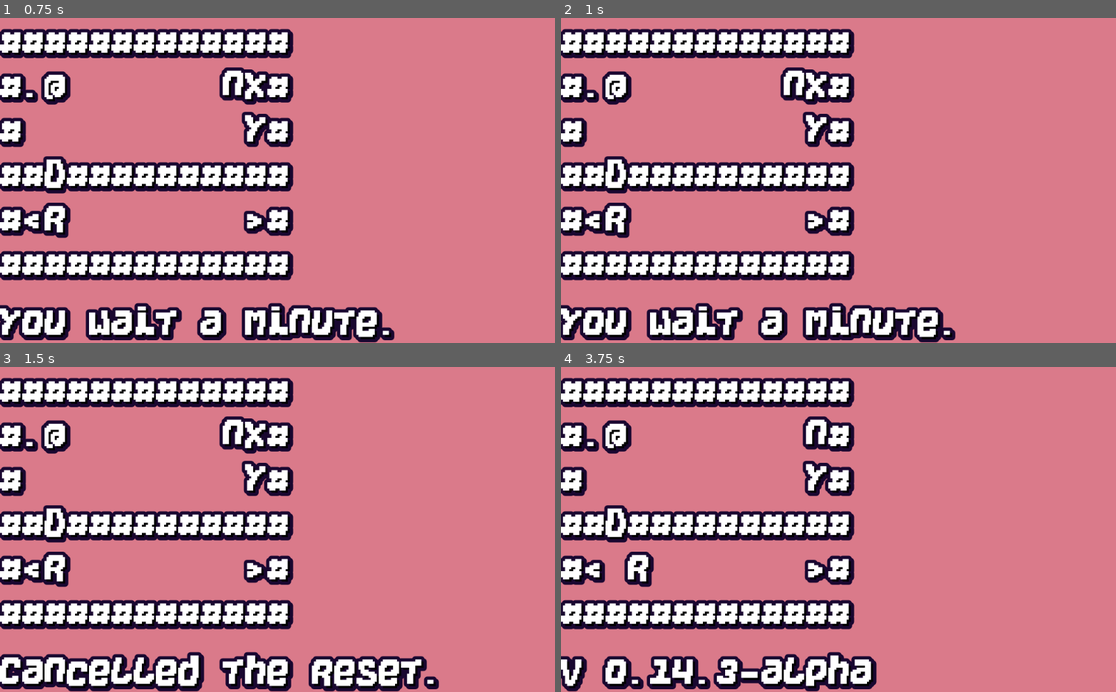
Above: before the commit, frames 1-4 (two rows, left to right).
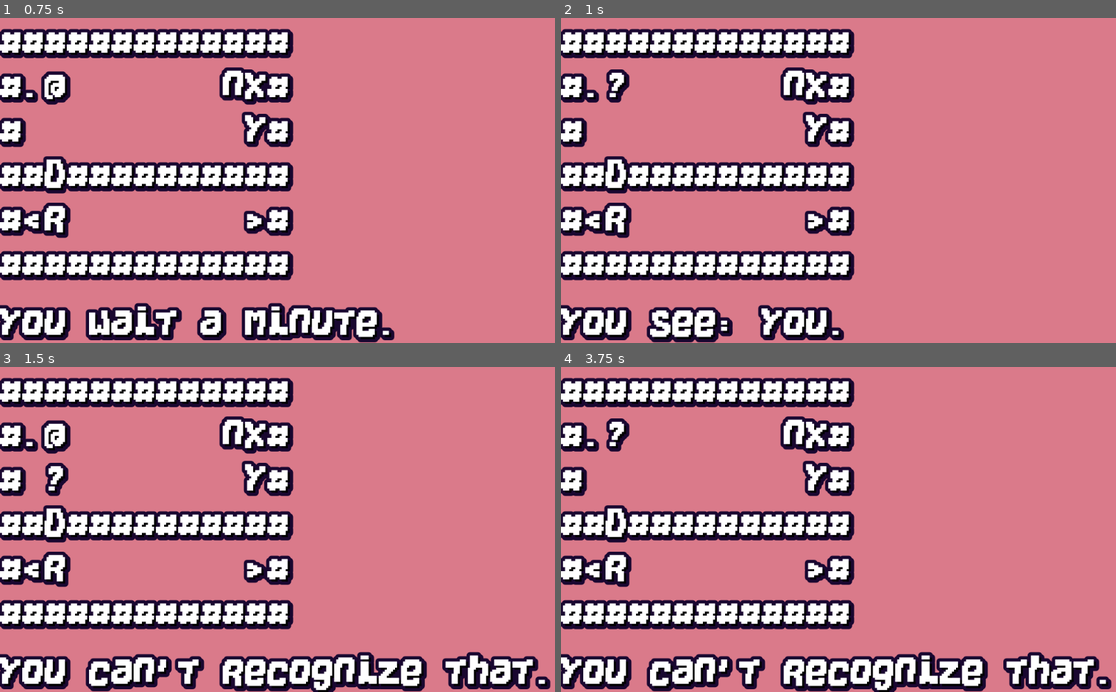
Above: after the commit, the same moments.

Repository: KaizNike/Defeating-User-Built-Dungeon
Game: Godot game, scene res://Main.tscn
Two runs of this game, one before a commit and one after it. Both use one fixed random seed, a clock stepped at 60 frames per second and the inputs below.
Inputs (mouse positions are in pixels of both pictures, inside the frame that each line leads up to):
- Up to frame 1 (0.75 s): tap Enter at 0.5 s; move the mouse to (399, 164) at 0.52 s; hold Right (move_right) from 0.53 s (still down); hold . (wait) from 0.53 s (still down)
- Up to frame 2 (1 s): keep holding Right (move_right); keep holding . (wait); tap K (look, bound only after the commit) at 0.8 s
- Up to frame 3 (1.5 s): tap R (reset) at 1.25 s; move the mouse to (166, 545) at 1.27 s; release Right (move_right) at 1.28 s; release . (wait) at 1.28 s; hold Down (move_down) from 1.28 s (still down); tap K (look, bound only after the commit) at 1.35 s
- Up to frame 4 (3.75 s): tap . (wait) at 1.55, 3.05 s; tap R (reset) at 2, 2.75, 3.5 s; move the mouse to (894, 458) at 2.02 s; release Down (move_down) at 2.03 s; hold Right (move_right) 2.03-2.78 s; hold X (fire) 2.03-2.78 s; tap K (look, bound only after the commit) at 2.3 s; move the mouse to (810, 594) at 2.77 s; hold Up (move_up) 2.78-3.53 s; tap Z (use_scroll) at 2.85 s; move the mouse to (1005, 578) at 3.52 s; hold Left (move_left) from 3.53 s (still down); hold V (version_display) from 3.53 s (still down)

Frame 1 is identical in both runs. In frame 2, 4.5% of the frame differs, in the area x 7-72%, y 15-100%; in frame 3, 6.8%; in frame 4, 9.3%, in the area x 0-100%, y 15-100%.

Commit message:
v0.15 Music and Looking
- Cellular Automata Music
- Look Command "K"

Diff:
--- /dev/null
+++ b/Defeating User Built Dungeon/CellularMusicChatGPT/CellMusicChatGPT3.gd
@@ -0,0 +1,168 @@
+extends AudioStreamPlayer
+
+var playback: AudioStreamPlayback = null
+
+var sample_rate = 22050
+var buffer_size = 35500
+var automaton_iterations = buffer_size / 2
+var automaton_rule = 28
+var steps = randi() % 128 + 1
+
+## filter parameters
+#var cutoff_freq = 50
+#var a = 0.1
+
+var low_pass_filter
+var cutoff_freq = 3000.0
+
+var automaton = []
+var scale = []
+var notes = []
+var array = []
+var buffer = PoolVector2Array()
+var input_history = []
+var output_history = []
+
+func _ready():
+	randomize()
+	# Initialize automaton, scale, and notes arrays
+	for i in range(64):
+#		automaton.append(0)
+		scale.append(i)
+		notes.append(60 + i % 12)
+
+#	# Initialize array with a single "on" cell in the middle
+#	for i in range(64):
+#		if i == 31:
+#			array.append(1)
+#
+#		else:
+#			array.append(0)
+
+	# Initialize array with a random seed
+#	var Seed = randi()
+#	for i in range(automaton.size()):
+#		automaton[i] = Seed & 1
+#		Seed = Seed >> 1
+#		if i == 31:
+#			array.append(1)
+#
+#		else:
+#			array.append(0)
+#			automaton[i] = 0
+
+	# Set up audio stream
+#	stream.stream_format = AudioStream.FORMAT_S16_LE
+#	stream.stream_channels = 2
+	# Set up low-pass filter
+#	get_bus("Master").AudioEffectFilter.cutoff_freq = cutoff_freq
+#	low_pass_filter = cutoff_freq
+#	stream.add_filter(low_pass_filter)
+	stream.mix_rate = sample_rate
+	for i in range(buffer_size):
+		buffer.append(Vector2.ZERO)
+
+	# Start playing audio stream
+	playback = get_stream_playback()
+	set_bus("Master")
+#	yield("init_automatons", "completed")
+	play()
+
+func init_automatons(actorsArray : Array, cells : Vector2) -> bool:
+	automaton.clear()
+	for i in cells.y:
+		for j in cells.x:
+			automaton.append(0)
+	for actor in actorsArray:
+		if actor.Char == "@":
+			continue
+		else:
+			automaton[actor.Loc.y*cells.y+actor.Loc.x] = 1
+	return true
+
+func _process(delta):
+	_fill_buffer()
+
+
+var output = 0.0
+var alpha = 0.0
+
+func _init():
+	update_alpha()
+
+func update_alpha():
+	var dt = 1.0 / sample_rate
+	var rc = 1.0 / (2.0 * PI * cutoff_freq)
+	alpha = dt / (rc + dt)
+
+#func process_sample(input: float) -> float:
+#	output = (1.0 - alpha) * output + alpha * input
+#	return output
+
+func process_sample(input: float) -> float:
+	var output_highpass = input - output
+	var input_prev
+	if input_history.size() > 0:
+		input_prev = input_history.pop_front()
+	else:
+		input_prev = input
+#	var input_prev = input_history.size() > 0 ? input_history.pop_front() : input
+	var output_prev
+	if output_history.size() > 0:
+		output_prev = output_history.pop_front()
+	else:
+		output_prev = output_highpass
+#	var output_prev = output_history.size() > 0 ? output_history.pop_front() : output_highpass
+
+	var input_filtered = (input * alpha) + (input_prev * (1.0 - alpha))
+	var output_filtered = (output_highpass * alpha) + (output_prev * (1.0 - alpha))
+
+	input_history.push_back(input_filtered)
+	output_history.push_back(output_filtered)
+
+	output = input_filtered
+
+	return output_filtered
+
+func set_cutoff_freq(freq: float):
+	cutoff_freq = freq
+	update_alpha()
+
+
+
+func _fill_buffer():
+	if not automaton:
+		return
+	var randI = randi()
+	# Generate automaton
+	for i in range(automaton_iterations):
+		var left = automaton[(i - 1 + automaton.size()) % automaton.size()]
+		var center = automaton[i%automaton.size()]
+		var right = automaton[(i + 1) % automaton.size()]
+		var pattern = left * 4 + center * 2 + right
+		if randI % steps == i:
+			automaton_rule = randi() % 256
+			steps = randi() % 128 + 1
+		automaton[i%automaton.size()] = (automaton_rule >> pattern) & 1
+
+	# Generate audio buffer
+	for i in range(buffer_size):
+		var note = notes[scale[automaton[i % automaton.size()]]]
+		var freq = pow(2, (note - 69) / 12) * 440
+		var sample = sin(i * 1 * PI / sample_rate * freq)
+		# Apply low-pass filter
+#		var filter = ButterworthFilter.new()
+#		filter.cutoff_hz = 1000
+#		sample = filter.process(sample, 1.0 / sample_rate)
+#		# apply low-pass filter
+#		sample = a * sample + (1 - a) * buffer[i].x
+		var volume = (automaton[i%automaton.size()]) * 0.5 + 0.5
+#		buffer.set(i, Vector2(sample, sample))
+		sample = process_sample(sample)
+		buffer.set(i, Vector2(volume, volume)*sample)
+
+	# Push buffer to audio stream
+	var to_fill = playback.get_frames_available()
+	while to_fill > 0:
+		playback.push_frame(buffer[to_fill%buffer_size])
+		to_fill -= 1
--- /dev/null
+++ b/Defeating User Built Dungeon/CellularMusicChatGPT/CellMusicChatGPT3.tscn
@@ -0,0 +1,11 @@
+[gd_scene load_steps=3 format=2]
+
+[ext_resource path="res://CellularMusicChatGPT/CellMusicChatGPT3.gd" type="Script" id=1]
+
+[sub_resource type="AudioStreamGenerator" id=1]
+
+[node name="CellMusicChatGPT3" type="AudioStreamPlayer"]
+stream = SubResource( 1 )
+volume_db = -8.0
+pitch_scale = 0.8
+script = ExtResource( 1 )
--- a/Defeating User Built Dungeon/Main.gd
+++ b/Defeating User Built Dungeon/Main.gd
@@ -2,8 +2,8 @@
 extends Node
 
 # Major, Minor, Patch
-var version = [0, 14, 3, "-alpha"]
-# Fix movement on saving
+var version = [0, 15, 0, "-alpha"]
+# Look and Generative Music
 
 # Future ideas - Friendly or neutral mobs, ghosts (spawn in reused rooms where player died), Pets
 
@@ -25,6 +25,9 @@
 var pageSelect = false
 var firing = false
 var opposite = false
+var is_muted = false
+var lookLocation = Vector2.ZERO
+var oldLook = ""
 var currentPageShown = 1
 var numOfPages = 0
 var notificationType = "status"
@@ -52,6 +55,7 @@
 """]
 
 var game_array = []
+var temp_game_array = []
 
 # ">" - Down Stair*, "<" - Up Stair*, "Y" - Door Key*, "y" - Chest Key*, "D" - Door*, "K" - Skeleton Key*, "%" - Body*, "+" - Healing Potion*, "c" - Chest
 const INTERACTS = [">", "<", "Y", "y", "D", "K", "%", "+", "c", "-"]
@@ -84,6 +88,21 @@
 const ARMORS = ["O", "P", "B"]
 # "-" - Arrow
 const PROJECTILES = ["-"]
+
+const ALL = {"#": "Wall."," ": "Floor.", ".": "You walked here.",
+# Interacts
+">": "Down Stair", "<": "Up Stair", "Y": "Door Key", "y": "Chest Key", "D": "a locked door", "K": "Skeleton Key", "%": "Body", "+": "Healing Potion", "c": "Chest",
+# Entities
+"r": "Rat", "n": "Dingo", "k": "Kobold", "g": "Goblin", "L": "Lich", "@": "You.", "x": "Crate",
+# Weapons
+"T": "Sword", "S": "Whip", "Z": "Scroll", "V": "Shovel", "E": "Trident",
+# Ranged
+"B": "Bow",
+# Projectiles,
+"-": "Arrow",
+# Armors
+"O": "Shield", "P": "Platemail", "H": "Boots"
+}
 
 var item = {"Char": "", "Uses": 1, "Type": "Normal", "Value": 0}
 var scrollUse = ""
@@ -149,6 +168,7 @@
 				_being_init(Vector2(x,y),array[y][x])
 	if actors.size() > 1:
 		actors.sort_custom(SortingActors, "sort_descending")
+		$CellMusicChatGPT3.init_automatons(actors,Vector2(game_array[0].size(), game_array.size()))
 	print(actors)
 
 # TODO
@@ -185,6 +205,7 @@
 #	Everything that causes input to be ignored
 	if event is InputEventMouseMotion or (waiting and waitingOn == "Quit"):
 		return
+	var dir = Vector2(event.get_action_strength("move_right") - event.get_action_strength("move_left"), event.get_action_strength("move_down") - event.get_action_strength("move_up"))
 	print(event.as_text())
 #	print(escaping)
 	if event.is_action_pressed("escape"):
@@ -205,7 +226,23 @@
 				get_tree().quit(0)
 		escaping = true
 		return
+	if event.is_action_pressed("mute"):
+		var master_sound = AudioServer.get_bus_index("Master")
+		var isMusicOn = !AudioServer.is_bus_mute(master_sound)
+		AudioServer.set_bus_mute(master_sound,isMusicOn)
+		is_muted = !is_muted
 #		pass
+	if waitingOn == "Look" and event.is_pressed():
+		_handle_look(event, dir)
+		return
+	if event.is_action_pressed("look"):
+		waitingOn = "Look"
+		waiting = true
+		lookLocation = player["Loc"]
+		temp_game_array = game_array.duplicate(true)
+		_handle_look(event, Vector2.ZERO)
+		oldLook = "@"
+		return
 	if event.is_action_pressed("enter_level_editor"):
 		$VSplitContainer.visible = opposite
 		opposite = !opposite
@@ -611,6 +648,29 @@
 #				levelLabel.text += "\nYou leave the dungeon."
 				levelLabel.text += "\nScores:\n" + "Time: " + str(scoring['Time (s)']) + "\nSteps: " + str(scoring.Steps) + "\nKills:\n" + str(scoring.Kills)
 
+
+func _handle_look(event, dir):
+	var TTStext = ""
+	lookLocation += dir
+	if lookLocation.x < 0 or lookLocation.x > temp_game_array[0].size() - 1 or lookLocation.y < 0 or lookLocation.y >temp_game_array.size() - 1:
+		statusLabel.text + "You see: " + "the bounds."
+		lookLocation -= dir
+		notificationType = "status"
+		notiTimer.start()
+		return
+	print(temp_game_array[lookLocation.y][lookLocation.x])
+	if temp_game_array[lookLocation.y][lookLocation.x] in ALL.keys():
+		statusLabel.text = "You see: " +  str(ALL[temp_game_array[lookLocation.y][lookLocation.x]])
+	else:
+		statusLabel.text = "You can't recognize that."
+	temp_game_array[lookLocation.y-dir.y][lookLocation.x-dir.x] = oldLook
+	if temp_game_array[lookLocation.y-dir.y][lookLocation.x-dir.x] == "":
+		temp_game_array[lookLocation.y-dir.y][lookLocation.x-dir.x] = " "
+	notificationType = "status"
+	notiTimer.start()
+	oldLook = temp_game_array[lookLocation.y][lookLocation.x]
+	temp_game_array[lookLocation.y][lookLocation.x] = "?"
+	_display_array(temp_game_array)
 
 func _handle_move_input(event) -> bool:
 	var dir = Vector2(event.get_action_strength("move_right") - event.get_action_strength("move_left"), event.get_action_strength("move_down") - event.get_action_strength("move_up"))
@@ -992,16 +1052,19 @@
 		match shownPage:
 			1:
 				text += "Movement:\nNorth: W, Up Arrow\nSouth: S, Down Arrow\nWest: A, Left Arrow\nEast: D, Right Arrow\nWait: . 'Period'"
-				altText += "Page 1/4, Page down for more"
+				altText += "Page 1/5, Page down for more"
+			2:
+				text += "Gameplay:\nLook: K, Mute Sound: F3, | 'Pipe'"
+				altText += "Page 2/5, Page down for more"
 			2:
 				text += "Items:\nOpen Inventory: I\nHeal: + 'Plus'\nScroll: Z\nFire: X + Keypad"
-				altText += "Page 2/4, Page down for more"
+				altText += "Page 3/5, Page down for more"
 			3:
 				text += "Level editing:\nEnter level editor: L or ~ 'Tilde'\nSave level: Ctrl + S\nPaste Level: Ctrl + V"
-				altText += "Page 3/4, Page down for more"
+				altText += "Page 4/5, Page down for more"
 			4:
 				text += "System:\nQuit: Esc\nReset Level: R\nRestart Game: Shift + R\nDark Mode: Shift + D\nVersion Display: V"
-				altText += "Page 4/4, Page up for more"
+				altText += "Page 5/5, Page up for more"
 	elif waitingOn == "Tile Help":
 		match shownPage:
 			1:
--- a/Defeating User Built Dungeon/Main.tscn
+++ b/Defeating User Built Dungeon/Main.tscn
@@ -1,8 +1,9 @@
-[gd_scene load_steps=4 format=2]
+[gd_scene load_steps=5 format=2]
 
 [ext_resource path="res://Main.gd" type="Script" id=1]
 [ext_resource path="res://Font.tres" type="DynamicFont" id=2]
 [ext_resource path="res://Save_Script.gd" type="Script" id=3]
+[ext_resource path="res://CellularMusicChatGPT/CellMusicChatGPT3.tscn" type="PackedScene" id=4]
 
 [node name="Main" type="Node"]
 script = ExtResource( 1 )
@@ -63,4 +64,6 @@
 "_edit_use_anchors_": false
 }
 
+[node name="CellMusicChatGPT3" parent="." instance=ExtResource( 4 )]
+
 [connection signal="timeout" from="NotificationTimer" to="." method="_on_NotificationTimer_timeout"]
--- a/Defeating User Built Dungeon/project.godot
+++ b/Defeating User Built Dungeon/project.godot
@@ -144,6 +144,17 @@
 , Object(InputEventKey,"resource_local_to_scene":false,"resource_name":"","device":0,"alt":false,"shift":true,"control":false,"meta":false,"command":false,"pressed":false,"scancode":0,"physical_scancode":39,"unicode":0,"echo":false,"script":null)
  ]
 }
+look={
+"deadzone": 0.5,
+"events": [ Object(InputEventKey,"resource_local_to_scene":false,"resource_name":"","device":0,"alt":false,"shift":false,"control":false,"meta":false,"command":false,"pressed":false,"scancode":75,"physical_scancode":0,"unicode":0,"echo":false,"script":null)
+ ]
+}
+mute={
+"deadzone": 0.5,
+"events": [ Object(InputEventKey,"resource_local_to_scene":false,"resource_name":"","device":0,"alt":false,"shift":false,"control":false,"meta":false,"command":false,"pressed":false,"scancode":16777246,"physical_scancode":0,"unicode":0,"echo":false,"script":null)
+, Object(InputEventKey,"resource_local_to_scene":false,"resource_name":"","device":0,"alt":false,"shift":true,"control":false,"meta":false,"command":false,"pressed":false,"scancode":92,"physical_scancode":0,"unicode":0,"echo":false,"script":null)
+ ]
+}
 
 [physics]
 
Not shown, changed: Defeating User Built Dungeon/icon.png.import
Not shown, changed: CREDITS.md
Not shown, changed: README.md
